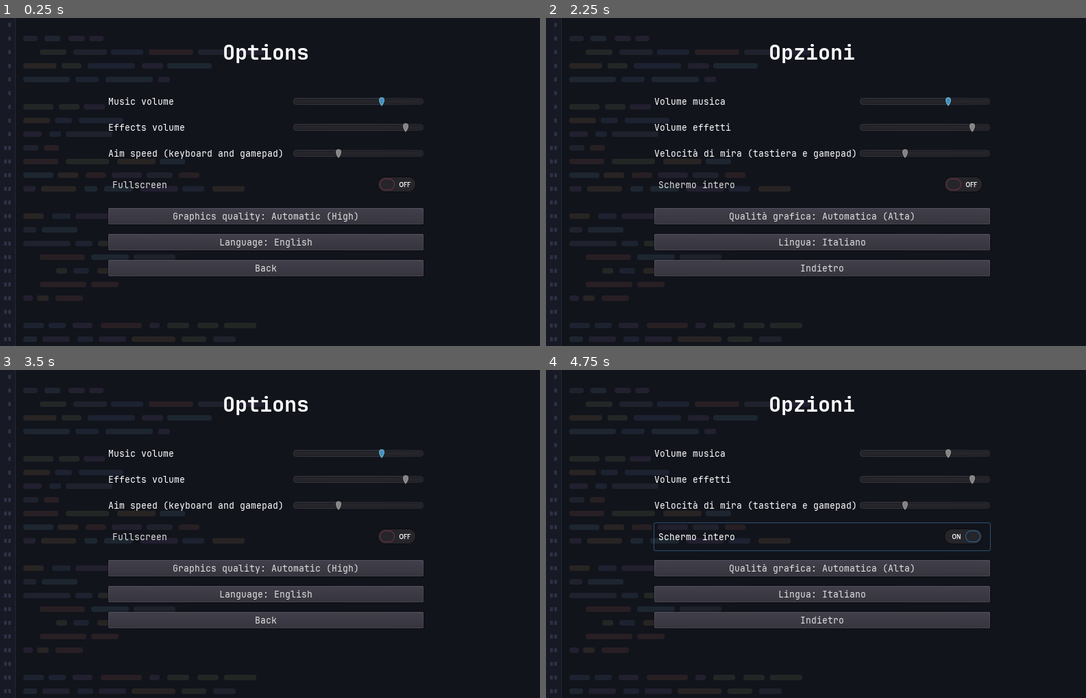
Above: before the commit, frames 1-4 (two rows, left to right).
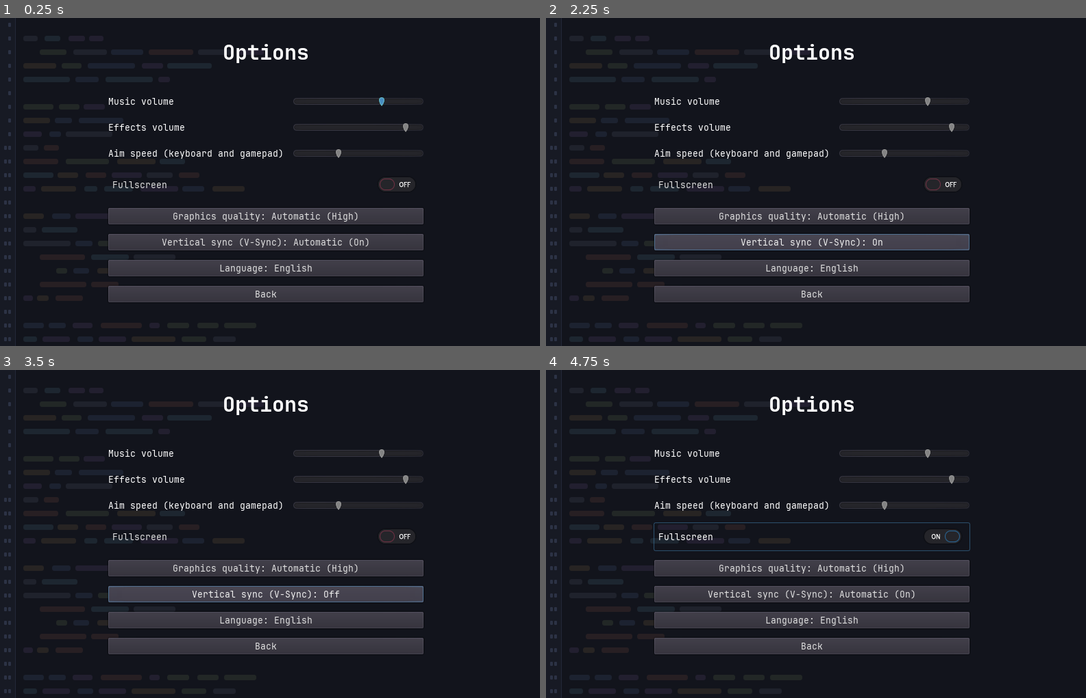
Above: after the commit, the same moments.

Repository: NormalCrazy000/pg_raspberry
Game: Godot game, scene res://scenes/menu/options.tscn
The game is run twice, just before and just after one commit, with the same random seed, the same clock (stepped at 60 frames per second) and the same inputs. This scene is started directly instead of the project's main scene.
Inputs (mouse positions are in pixels of both pictures, inside the frame that each line leads up to):
- Up to frame 1 (0.25 s): no input
- Up to frame 2 (2.25 s): click "Language: English" at 0.5 s; click "Lingua: Italiano" at 1.25 s; click (810, 241) at 2 s, where only the run after the commit has a clickable "Vertical sync (V-Sync): Autom…"
- Up to frame 3 (3.5 s): click (264, 593) at 2.75 s, where only the run after the commit has a clickable "Vertical sync (V-Sync): On"
- Up to frame 4 (4.75 s): click (810, 593) at 3.5 s, where only the run after the commit has a clickable "Vertical sync (V-Sync): Off"; click "Schermo intero" (after the commit: "Fullscreen") at 4.25 s

The runs differ from the first frame. In frame 1, 3.5% of the frame differs, in the area x 20-79%, y 67-87%; in frame 2, 5.7%, in the area x 20-83%, y 7-87%; in frame 3, 3.6%; in frame 4, 5.6%.

Commit message:
Raspberry Pi: vsync automatico, CPU difficile a tempo, misure migliori
Dal primo benchmark su Pi 3B+ (Debian 13): con il vsync il gioco restava
bloccato a circa 20 FPS, senza vsync la scena di prova arriva a 67 FPS.

- Vsync spento in automatico sul Pi con limite a 60 FPS; nuova opzione
  "Sincronia verticale" (automatica, attiva, spenta)
- CPU difficile: al massimo 5 ms di calcolo per frame
- --measure ignora il primo secondo e usa una soglia relativa per i picchi
- pi_report.sh spiega i codici di throttling; guida su alimentazione e vsync

Co-Authored-By: Claude Opus 5.5 <noreply@anthropic.com>

Diff:
--- a/locale/translations.csv
+++ b/locale/translations.csv
@@ -120,3 +120,7 @@
 STATS_TOP_HEADER,Migliori punteggi,Top scores
 MODE_2P,2 giocatori,2 players
 MODE_CPU,CPU %s,%s CPU
+OPT_VSYNC,Sincronia verticale (V-Sync),Vertical sync (V-Sync)
+VSYNC_AUTO,Automatica,Automatic
+VSYNC_ON,Attiva,On
+VSYNC_OFF,Spenta,Off
--- a/scripts/boot.gd
+++ b/scripts/boot.gd
@@ -1,5 +1,5 @@
 extends Node
-# Sceglie la scena iniziale e applica le opzioni globali (--novsync disattiva il vsync):
+# Sceglie la scena iniziale (il vsync, anche --novsync, è gestito da Settings):
 #   --bench                        benchmark
 #   --autoplay[=...] o --character  direttamente in partita
 #   altrimenti                      menu principale
@@ -17,8 +17,6 @@
 
 func _ready() -> void:
 	var args := Array(OS.get_cmdline_args())
-	if args.has("--novsync"):
-		OS.vsync_enabled = false
 	var scene := MENU_SCENE
 	if args.has("--bench"):
 		scene = BENCH_SCENE
--- a/scripts/game/cpu_player.gd
+++ b/scripts/game/cpu_player.gd
@@ -18,9 +18,9 @@
 const HARD_STEPS := 200
 const HIT_VALUE := {"target": 10.0, "power": 6.0, "normal": 1.0}
 const HIT_DECAY := 0.7 # peso dell'urto n-esimo = HIT_DECAY^n
-# Simulazioni per frame quando la CPU decide durante la partita: sul Pi 3 tutte insieme
-# bloccherebbero un frame per 100-250 ms.
-const HARD_SIMULATIONS_PER_FRAME := 6
+# Tempo di calcolo massimo per frame quando la CPU decide durante la partita: tutte le simulazioni
+# insieme sul Pi 3 bloccherebbero un frame per 100-250 ms. A tempo, si adatta a qualsiasi processore.
+const HARD_BUDGET_USEC := 5000
 
 var difficulty := "normal"
 var rng: RandomNumberGenerator
@@ -36,7 +36,7 @@
 	yield(game.get_tree(), "physics_frame") # sempre almeno una pausa: così è sempre una coroutine
 	if difficulty != "hard":
 		return choose_angle(game)
-	var result = _best_simulated_angle(game, HARD_SIMULATIONS_PER_FRAME)
+	var result = _best_simulated_angle(game, HARD_BUDGET_USEC)
 	if result is GDScriptFunctionState:
 		result = yield(result, "completed")
 	return result + rng.randf_range(-NOISE.hard, NOISE.hard)
@@ -66,13 +66,13 @@
 
 
 # Prova la mira esatta su ogni bug e caffè (più piccole varianti), simulando i rimbalzi.
-# Con per_frame > 0 si ferma ogni per_frame simulazioni fino al frame di fisica successivo.
-func _best_simulated_angle(game: Node, per_frame := 0):
+# Con budget_usec > 0, quando il calcolo del frame supera quel tempo si ferma fino al frame di fisica successivo.
+func _best_simulated_angle(game: Node, budget_usec := 0):
 	var launcher = game.launcher
 	var space: Physics2DDirectSpaceState = game.get_world_2d().direct_space_state
 	var best_angle := 0.0
 	var best_value := -1.0
-	var simulations := 0
+	var slice_start := OS.get_ticks_usec()
 	# Con la mira estesa (Sara) la CPU "vede" i rimbalzi come il giocatore: si fida di più della simulazione.
 	var extended_aim: bool = game.players[game.current].power.preview_bounces() > 0
 	var offsets: Array = HARD_OFFSETS_EXTENDED_AIM if extended_aim else HARD_OFFSETS
@@ -96,10 +96,10 @@
 			if value > best_value:
 				best_value = value
 				best_angle = angle
-			simulations += 1
-			if per_frame > 0 and simulations % per_frame == 0:
+			if budget_usec > 0 and OS.get_ticks_usec() - slice_start > budget_usec:
 				game.mark_perf("cpu")
 				yield(game.get_tree(), "physics_frame")
+				slice_start = OS.get_ticks_usec()
 	return best_angle
 
 
--- a/scripts/game/game.gd
+++ b/scripts/game/game.gd
@@ -56,7 +56,9 @@
 const COLOR_TARGET_POINTS := Color(1.0, 0.6, 0.65)
 const COLOR_BONUS := Color(1.0, 0.85, 0.3)
 const BURSTS := 8 # sistemi di particelle riutilizzati (budget contenuto per il Pi)
-const SPIKE_THRESHOLD := 0.05 # s: un frame più lungo di così si nota come un blocco
+const SPIKE_MIN := 0.05 # s: un frame più lungo di così si nota come un blocco...
+const SPIKE_FACTOR := 2.5 # ...se dura anche almeno 2,5 volte un frame tipico
+const MEASURE_WARMUP := 1.0 # s: il primo secondo (caricamento della scena) non conta
 # Intonazione dei colpi nello stesso tiro: scala pentatonica in semitoni.
 const HIT_STEPS := [0, 2, 4, 7, 9, 12, 14, 16, 19, 21, 24]
 
@@ -86,7 +88,8 @@
 var measure := false
 var low_graphics := false
 var frame_tags := [] # cosa è successo dall'ultimo frame (solo con --measure)
-var spikes := [] # [durata, eventi] dei frame più lenti
+var spikes := [] # [durata, eventi] dei frame (possibili picchi; filtrati alla fine)
+var measure_time := 0.0
 var frame_times := []
 var draw_calls_max := 0
 
@@ -466,10 +469,12 @@
 
 func _process(delta: float) -> void:
 	if measure and state != State.FINISHED:
-		frame_times.append(delta)
-		draw_calls_max = int(max(draw_calls_max, Performance.get_monitor(Performance.RENDER_2D_DRAW_CALLS_IN_FRAME)))
-		if delta > SPIKE_THRESHOLD:
-			spikes.append([delta, PoolStringArray(frame_tags).join(", ") if frame_tags else "-"])
+		measure_time += delta
+		if measure_time > MEASURE_WARMUP:
+			frame_times.append(delta)
+			draw_calls_max = int(max(draw_calls_max, Performance.get_monitor(Performance.RENDER_2D_DRAW_CALLS_IN_FRAME)))
+			if delta > SPIKE_MIN:
+				spikes.append([delta, PoolStringArray(frame_tags).join(", ") if frame_tags else "-"])
 		frame_tags.clear()
 
 
@@ -483,12 +488,20 @@
 		total += t
 	var n := sorted.size()
 	var low1: float = 1.0 / sorted[int(n * 0.99)]
+	var typical: float = sorted[n / 2]
 	print("PRESTAZIONI fps medi %.1f | 1%% low %.1f | min %.1f | draw call max %d | durata %.0fs | grafica %s | %s" % [
 		n / total, low1, 1.0 / sorted[n - 1], draw_calls_max, total, "bassa" if low_graphics else "alta",
 		VisualServer.get_video_adapter_name()])
 	# I frame più lenti, con quello che stava succedendo: servono a capire i blocchi.
+	var threshold: float = max(SPIKE_MIN, typical * SPIKE_FACTOR)
+	var real_spikes := []
+	for spike in spikes:
+		if spike[0] > threshold:
+			real_spikes.append(spike)
+	spikes = real_spikes
 	spikes.sort_custom(self, "_slower_first")
-	print("PICCHI %d frame oltre %d ms" % [spikes.size(), SPIKE_THRESHOLD * 1000])
+	print("PICCHI %d frame oltre %d ms (frame tipico %.0f ms) | vsync %s" % [
+		spikes.size(), threshold * 1000, typical * 1000, "sì" if OS.vsync_enabled else "no"])
 	for spike in spikes.slice(0, min(spikes.size(), 8) - 1):
 		print("  %4.0f ms  %s" % [spike[0] * 1000.0, spike[1]])
 
--- a/scripts/menu/options.gd
+++ b/scripts/menu/options.gd
@@ -40,6 +40,11 @@
 	graphics.connect("pressed", self, "_on_graphics_pressed", [graphics])
 	MenuStyle.add_sounds(graphics)
 	rows.add_child(graphics)
+	var vsync := Button.new()
+	vsync.text = _vsync_text()
+	vsync.connect("pressed", self, "_on_vsync_pressed", [vsync])
+	MenuStyle.add_sounds(vsync)
+	rows.add_child(vsync)
 	var language := Button.new()
 	language.text = "%s: %s" % [tr("OPT_LANGUAGE"), LANGUAGE_NAMES[Settings.language()]]
 	language.connect("pressed", self, "_on_language_pressed")
@@ -97,6 +102,20 @@
 	button.text = _graphics_text()
 
 
+func _vsync_text() -> String:
+	var mode: String = Settings.value("vsync")
+	var text: String = tr("VSYNC_" + mode.to_upper())
+	if mode == "auto":
+		text += " (%s)" % tr("VSYNC_ON" if Settings.vsync() else "VSYNC_OFF")
+	return "%s: %s" % [tr("OPT_VSYNC"), text]
+
+
+func _on_vsync_pressed(button: Button) -> void:
+	var index: int = Settings.VSYNC.find(Settings.value("vsync"))
+	Settings.set_value("vsync", Settings.VSYNC[(index + 1) % Settings.VSYNC.size()])
+	button.text = _vsync_text()
+
+
 func _on_language_pressed() -> void:
 	# Passa alla lingua successiva e ricarica la schermata per aggiornare i testi.
 	var index: int = Settings.LANGUAGES.find(Settings.language())
--- a/scripts/settings.gd
+++ b/scripts/settings.gd
@@ -13,11 +13,15 @@
 	"aim_speed": 1.0, # moltiplicatore della mira con tastiera e gamepad
 	"language": "", # vuoto = lingua del sistema (italiano se è italiano, altrimenti inglese)
 	"graphics": "auto", # auto, high, low
+	"vsync": "auto", # auto (spento sul Raspberry Pi), on, off
 }
 const GRAPHICS := ["auto", "high", "low"]
+const VSYNC := ["auto", "on", "off"]
+const MAX_FPS := 60 # limite quando il vsync è spento, per non scaldare il processore
 
 var values := DEFAULTS.duplicate()
 var forced_language := ""
+var forced_novsync := false
 
 
 func _ready() -> void:
@@ -32,6 +36,8 @@
 			forced_language = arg.split("=")[1]
 		elif arg.begins_with("--graphics="):
 			values.graphics = arg.split("=")[1]
+		elif arg == "--novsync":
+			forced_novsync = true
 	apply()
 
 
@@ -53,21 +59,39 @@
 	return "it" if OS.get_locale().begins_with("it") else "en"
 
 
-# Effetti grafici ridotti (niente aloni, particelle e scia). In automatico si riducono
-# sul Raspberry Pi (GPU VideoCore) e sui processori ARM.
+# Raspberry Pi (GPU VideoCore) o comunque processore ARM.
+func is_raspberry_pi() -> bool:
+	var gpu := VisualServer.get_video_adapter_name().to_upper()
+	return "VC4" in gpu or "V3D" in gpu or OS.has_feature("arm") or OS.has_feature("arm64") or OS.has_feature("arm32")
+
+
+# Effetti grafici ridotti (niente aloni, particelle e scia). In automatico si riducono sul Raspberry Pi.
 func low_graphics() -> bool:
 	match values.graphics:
 		"low":
 			return true
 		"high":
 			return false
-	var gpu := VisualServer.get_video_adapter_name().to_upper()
-	return "VC4" in gpu or "V3D" in gpu or OS.has_feature("arm") or OS.has_feature("arm64") or OS.has_feature("arm32")
+	return is_raspberry_pi()
+
+
+# Sul Raspberry Pi 3 il vsync blocca il gioco a circa 20 FPS (misurato con Debian 13): in automatico è spento.
+func vsync() -> bool:
+	if forced_novsync:
+		return false
+	match values.vsync:
+		"on":
+			return true
+		"off":
+			return false
+	return not is_raspberry_pi()
 
 
 func apply() -> void:
 	TranslationServer.set_locale(language())
 	OS.window_fullscreen = values.fullscreen
+	OS.vsync_enabled = vsync()
+	Engine.target_fps = 0 if OS.vsync_enabled or forced_novsync else MAX_FPS
 	Audio.set_volumes(values.music_volume, values.sfx_volume)
 
 
Binary file changed: locale/translations.en.translation
Binary file changed: locale/translations.it.translation
Not shown, changed: CHANGELOG.md
Not shown, changed: ROADMAP.md
Not shown, changed: docs/raspberry-pi.md
Not shown, changed: tools/pi_report.sh
